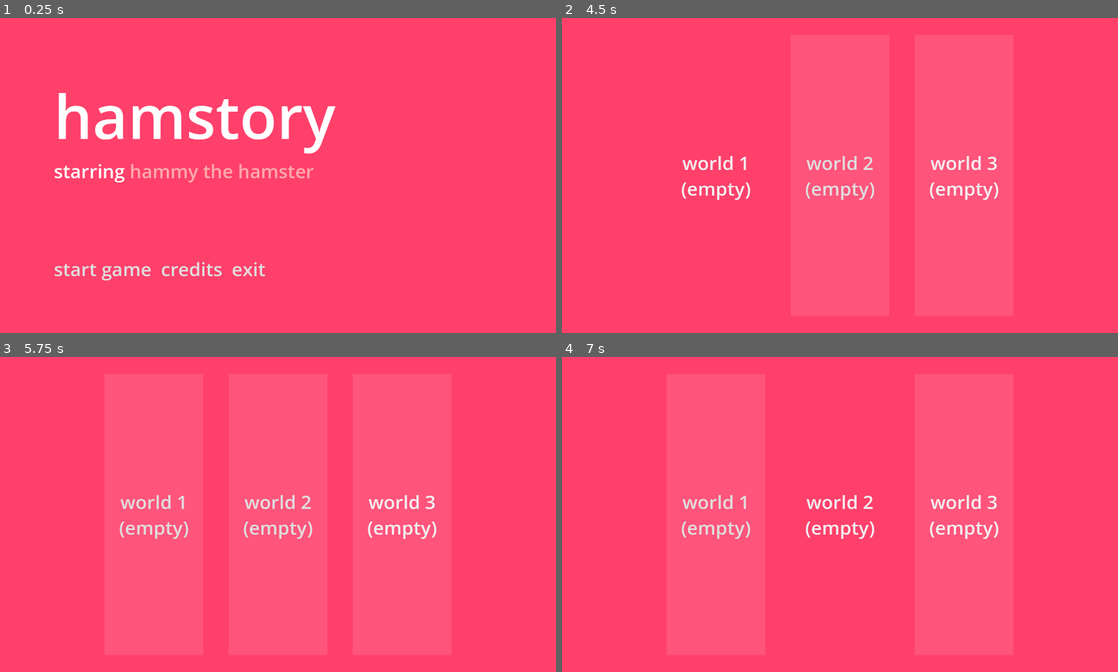
Above: before the commit, frames 1-4 (two rows, left to right).
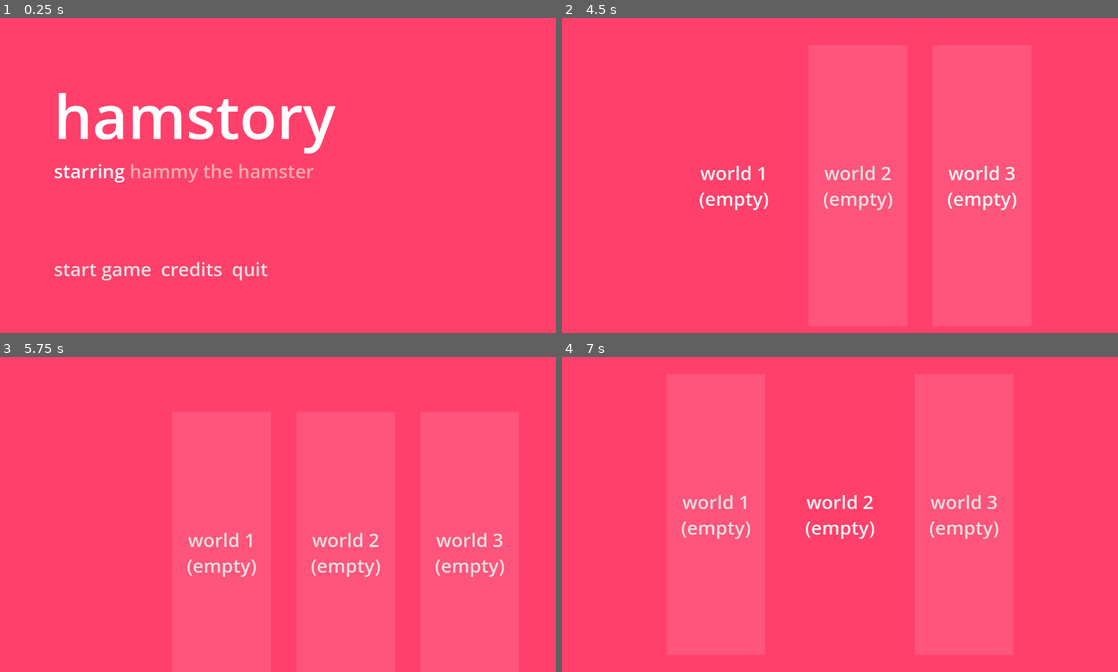
Above: after the commit, the same moments.

Repository: illogicalapple/hamstory
Game: Godot game, scene res://src/menu/main_menu.tscn
Two runs of this game, one before a commit and one after it. Both use one fixed random seed, a clock stepped at 60 frames per second and the inputs below. Sound files missing from this copy of the repository are replaced by a short silence.
Inputs (mouse positions are in pixels of both pictures, inside the frame that each line leads up to):
- Up to frame 1 (0.25 s): no input
- Up to frame 2 (4.5 s): click "start game" at 0.5 s; move the mouse to (962, 159) at 1.27 s; click "world 1 (empty)" at 2 s; click "world 2 (empty)" at 2.75 s; click "world 3 (empty)" at 3.5 s; tap Enter at 4.25 s; move the mouse to (728, 191) at 4.27 s; hold Escape (ui_back, bound only after the commit) from 4.28 s (still down)
- Up to frame 3 (5.75 s): release Escape (ui_back, bound only after the commit) at 5 s; click (44, 574) at 5 s, where only the run after the commit has a clickable "start game"
- Up to frame 4 (7 s): move the mouse to (895, 445) at 5.77 s; tap Space at 6.5 s; move the mouse to (812, 577) at 6.52 s

The runs differ from the first frame. In frame 1, 0.1% of the frame differs, in the area x 42-49%, y 77-84%; in frame 2, 2.6%; in frame 3, 2.8%, in the area x 21-91%, y 43-70%; in frame 4, less than 0.1%.

Commit message:
implement quit
and some readability stuff

Diff:
--- a/project.godot
+++ b/project.godot
@@ -21,6 +21,14 @@
 window/size/viewport_height=1080
 window/size/mode=3
 
+[input]
+
+ui_back={
+"deadzone": 0.5,
+"events": [Object(InputEventKey,"resource_local_to_scene":false,"resource_name":"","device":-1,"window_id":0,"alt_pressed":false,"shift_pressed":false,"ctrl_pressed":false,"meta_pressed":false,"pressed":false,"keycode":0,"physical_keycode":4194305,"key_label":0,"unicode":0,"echo":false,"script":null)
+]
+}
+
 [rendering]
 
 environment/defaults/default_clear_color=Color(1, 0.25098, 0.419608, 1)
--- a/resources/main_theme.tres
+++ b/resources/main_theme.tres
@@ -10,6 +10,10 @@
 
 [sub_resource type="StyleBoxFlat" id="StyleBoxFlat_fp7xx"]
 bg_color = Color(0.699288, 6.61798e-06, 0.244976, 1)
+expand_margin_left = 10.0
+expand_margin_top = 10.0
+expand_margin_right = 10.0
+expand_margin_bottom = 10.0
 
 [resource]
 Button/font_sizes/font_size = 64
@@ -19,4 +23,5 @@
 Button/styles/normal = SubResource("StyleBoxEmpty_8j8hi")
 Button/styles/pressed = SubResource("StyleBoxFlat_fp7xx")
 HBoxContainer/constants/separation = 32
+Label/font_sizes/font_size = 64
 VBoxContainer/constants/separation = 4
--- a/src/components/select_button.gd
+++ b/src/components/select_button.gd
@@ -2,12 +2,17 @@
 
 var height_or_whatever: float = 0:
 	set(new_value):
+		# this controls the height of the snazzy rectangle thing
+		# i made it a setter just because i felt like it :)
 		height_or_whatever = new_value
 		$Select.set_size(Vector2($Select.get_size().x, height_or_whatever))
 
-var focus_state: bool = false:
+var focus_state: bool = false: # consider adding gamepad support (it's a setter to make that easier)
+	# how do i lower the indentation levels here :thonk:
 	set(new_value):
 		focus_state = new_value
+
+		# this controls the height of the snazzy rectangel thing
 		if focus_state:
 			var tween: Tween = create_tween()
 			tween.tween_property(self, "height_or_whatever", 25, 0.1)
@@ -16,12 +21,11 @@
 			tween.tween_property(self, "height_or_whatever", 0, 0.1)
 
 func _ready():
+	# this controls the height of the snazzy rectangle thing
 	($Select as ColorRect).set_size(Vector2(get_size().x - 40, 0))
 	$Select.set_anchors_preset(Control.PRESET_CENTER_BOTTOM)
 	$Select.position -= Vector2($Select.get_size().x / 2, 30)
 
-func _on_mouse_entered():
-	focus_state = true
-
-func _on_mouse_exited():
-	focus_state = false
+# mouse logic
+func _on_mouse_entered(): focus_state = true
+func _on_mouse_exited(): focus_state = false
--- a/src/components/select_button.tscn
+++ b/src/components/select_button.tscn
@@ -19,7 +19,7 @@
 grow_horizontal = 2
 grow_vertical = 0
 mouse_filter = 2
-color = Color(0.698039, 0, 0.243137, 1)
+color = Color(0.49743, 0, 0.164697, 1)
 
 [connection signal="mouse_entered" from="." to="." method="_on_mouse_entered"]
 [connection signal="mouse_exited" from="." to="." method="_on_mouse_exited"]
--- a/src/menu/main_menu.gd
+++ b/src/menu/main_menu.gd
@@ -1,10 +1,54 @@
 extends Control
 
-func to_screen(coordinates: Vector2i):
+var transition_list: Array[Vector2i] = [Vector2i(0, 0)] # this array stores the coordinates so you can chain esc
+var active_tweens: Array[Tween] = [] # this array stores the tweens to kill later
+var esc_exception: Callable
+var is_esc_exception: bool = false
+
+func to_screen(coordinates: Vector2i, push: bool = true) -> Vector2i:
+	# some logging stuff:
+	for tween in active_tweens: tween.kill() # kill all current tweens
+	if push: transition_list.append(coordinates) # push to coordinates
+
+	# movement stuff:
 	var tween: Tween = create_tween()
+	active_tweens.append(tween) # log tween so it can be killed later
 	tween.tween_property($Camera2D, "position", Vector2(coordinates.x * 1920, coordinates.y * 1080), 1.0).set_trans(Tween.TRANS_CUBIC).set_ease(Tween.EASE_IN_OUT)
 
+	# print(transition_list) # ROP
+
+	return coordinates
+
+func _on_start_pressed() -> Vector2i:
+	return (to_screen(Vector2i(1, 1)) as Vector2i)
+
+func _input(event: InputEvent) -> void:
+	# THIS IS THE ESCAPE BUTTON CODE
+	# change to functional code if we need another input
+
+	# anti-conditions
+	if not event.is_action_pressed("ui_back"): return
+
+	# check for escape override
+	if is_esc_exception:
+		esc_exception.call()
+		return
+
+	if len(transition_list) < 2: return
+
+	transition_list.pop_back()
+	to_screen(transition_list.back(), false)
 
 
-func _on_start_pressed():
-	to_screen(Vector2(1, 1))
+func _on_quit_pressed():
+	$MainScreen/QuitConfirm.show()
+	is_esc_exception = true
+	esc_exception = Callable($MainScreen/QuitConfirm, "hide")
+
+func _on_cancel_pressed():
+	is_esc_exception = false
+	$MainScreen/QuitConfirm.hide()
+
+
+func quit_game_frfr():
+	get_tree().quit()
--- a/src/menu/main_menu.tscn
+++ b/src/menu/main_menu.tscn
@@ -1,9 +1,16 @@
-[gd_scene load_steps=6 format=3 uid="uid://5a73gco1r63v"]
+[gd_scene load_steps=8 format=3 uid="uid://5a73gco1r63v"]
 
 [ext_resource type="Theme" uid="uid://de58itubqysea" path="res://resources/main_theme.tres" id="1_qqqwu"]
 [ext_resource type="Script" path="res://src/menu/main_menu.gd" id="2_33mmf"]
 [ext_resource type="PackedScene" uid="uid://64tqlsigrl0t" path="res://src/components/select_button.tscn" id="2_md4ge"]
 [ext_resource type="AudioStream" uid="uid://bh5yao3xo2rw8" path="res://src/assets/sound/music/menu_music.mp3" id="4_0g0ct"]
+
+[sub_resource type="StyleBoxFlat" id="StyleBoxFlat_6tb25"]
+bg_color = Color(1, 0.25098, 0.419608, 0.792157)
+
+[sub_resource type="StyleBoxLine" id="StyleBoxLine_m7wf1"]
+color = Color(0, 0, 0, 0.133333)
+thickness = 3
 
 [sub_resource type="StyleBoxFlat" id="StyleBoxFlat_3trfc"]
 bg_color = Color(1, 1, 1, 0.105882)
@@ -70,9 +77,56 @@
 layout_mode = 2
 text = "credits"
 
-[node name="Exit" parent="MainScreen/Options" instance=ExtResource("2_md4ge")]
+[node name="Quit" parent="MainScreen/Options" instance=ExtResource("2_md4ge")]
 layout_mode = 2
-text = "exit"
+text = "quit"
+
+[node name="QuitConfirm" type="Panel" parent="MainScreen"]
+visible = false
+layout_mode = 1
+anchors_preset = 15
+anchor_right = 1.0
+anchor_bottom = 1.0
+grow_horizontal = 2
+grow_vertical = 2
+theme_override_styles/panel = SubResource("StyleBoxFlat_6tb25")
+
+[node name="QuitStuff" type="VBoxContainer" parent="MainScreen/QuitConfirm"]
+layout_mode = 1
+anchors_preset = 8
+anchor_left = 0.5
+anchor_top = 0.5
+anchor_right = 0.5
+anchor_bottom = 0.5
+offset_left = -309.0
+offset_top = -45.5
+offset_right = 309.0
+offset_bottom = 45.5
+grow_horizontal = 2
+grow_vertical = 2
+
+[node name="Warning" type="Label" parent="MainScreen/QuitConfirm/QuitStuff"]
+layout_mode = 2
+theme_override_font_sizes/font_size = 96
+text = "quitting is for losers pls don't go"
+
+[node name="HSeparator" type="HSeparator" parent="MainScreen/QuitConfirm/QuitStuff"]
+custom_minimum_size = Vector2(0, 4)
+layout_mode = 2
+theme_override_constants/separation = 50
+theme_override_styles/separator = SubResource("StyleBoxLine_m7wf1")
+
+[node name="Buttons" type="HBoxContainer" parent="MainScreen/QuitConfirm/QuitStuff"]
+layout_mode = 2
+theme_override_constants/separation = 64
+
+[node name="Cancel" parent="MainScreen/QuitConfirm/QuitStuff/Buttons" instance=ExtResource("2_md4ge")]
+layout_mode = 2
+text = "go back"
+
+[node name="Quit" parent="MainScreen/QuitConfirm/QuitStuff/Buttons" instance=ExtResource("2_md4ge")]
+layout_mode = 2
+text = "i am a loser"
 
 [node name="WorldSelector" type="Control" parent="."]
 layout_mode = 1
@@ -127,4 +181,7 @@
 anchor_mode = 0
 
 [connection signal="pressed" from="MainScreen/Options/Start" to="." method="_on_start_pressed"]
+[connection signal="pressed" from="MainScreen/Options/Quit" to="." method="_on_quit_pressed"]
+[connection signal="pressed" from="MainScreen/QuitConfirm/QuitStuff/Buttons/Cancel" to="." method="_on_cancel_pressed"]
+[connection signal="pressed" from="MainScreen/QuitConfirm/QuitStuff/Buttons/Quit" to="." method="quit_game_frfr"]
 [connection signal="finished" from="AudioStreamPlayer" to="." method="_on_audio_stream_player_finished"]
